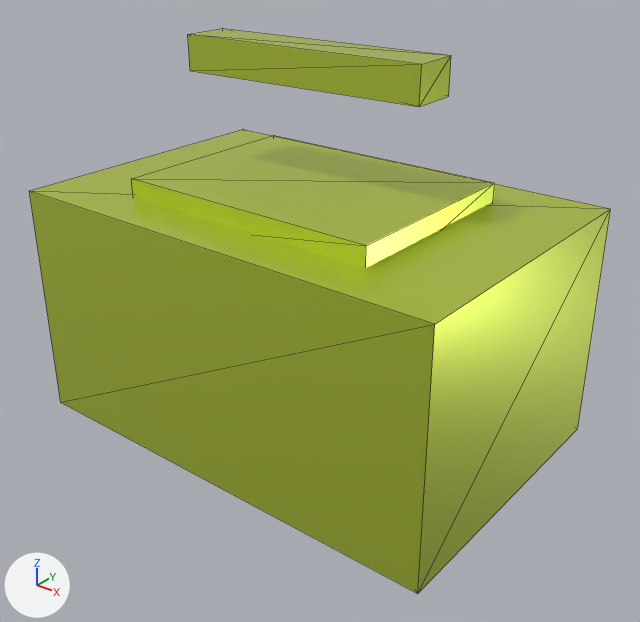
An edit to the glTF model public/models/model.glb, drawn before and after from the same camera.
One viewpoint serves both versions: a 50 mm camera at (2.74, -3.36, 2.67) aimed at (0.12, -0.09, 0.64). Lighting does not change. The marker at lower left points along +X, +Y and +Z. The picture after the commit comes second. Mesh edges are drawn as thin lines.

The scene before the commit, as lines of its bpy script (objects in view):
```python
me_beacon_box_parts = bpy.data.meshes.new('Beacon Box Parts')
me_beacon_box_parts.from_pydata(...)  # a box spanning x -1.0..1.0, y -1.0..1.0, z -1.0..1.0
me_beacon_box_parts.materials.append(mat_anodized_chartreuse_metal)  # yellow #d7eb50
ob_beacon_body = bpy.data.objects.new('Beacon Body', me_beacon_box_parts)
ob_beacon_body.parent = ob_astra_beacon
ob_beacon_body.location = (0.0, 0.0, 0.55)
ob_beacon_body.scale = (1.25, 0.82, 0.65)
ob_beacon_crown = bpy.data.objects.new('Beacon Crown', me_beacon_box_parts)
ob_beacon_crown.parent = ob_astra_beacon
ob_beacon_crown.location = (0.0, 0.0, 1.18)
ob_beacon_crown.scale = (0.74, 0.55, 0.12)
ob_signal_bar = bpy.data.objects.new('Signal Bar', me_beacon_box_parts)
ob_signal_bar.parent = ob_rotating_signal
ob_signal_bar.location = (0.0, 0.0, 0.45)
ob_signal_bar.scale = (0.68, 0.13, 0.09)
```
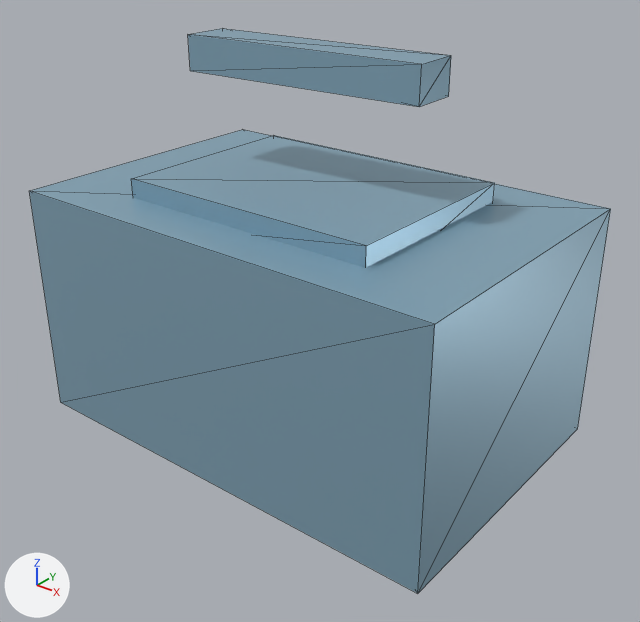
Location of each change, [x1, y1, x2, y2] in pixels of the pictures (640 x 622 px):
'Beacon Body', recoloured: [29, 130, 611, 593] in both
'Beacon Crown', recoloured: [131, 135, 495, 268] in both
'Signal Bar', recoloured: [188, 28, 451, 107] in both

The edits, one by one:
Material 'Satin Blue Steel' (mat_satin_blue_steel) is new.
Its base color is (0.28, 0.46, 0.58) (blue #90b5c8).
Its metallic is 0.38.
Its roughness is 0.38.
me_beacon_box_parts has 8 vertices, 12 faces and spans x -1.0..1.0, y -1.0..1.0, z -1.0..1.0.
me_beacon_box_parts no longer uses material mat_anodized_chartreuse_metal (yellow #d7eb50).
me_beacon_box_parts gains material mat_satin_blue_steel (blue #90b5c8).
